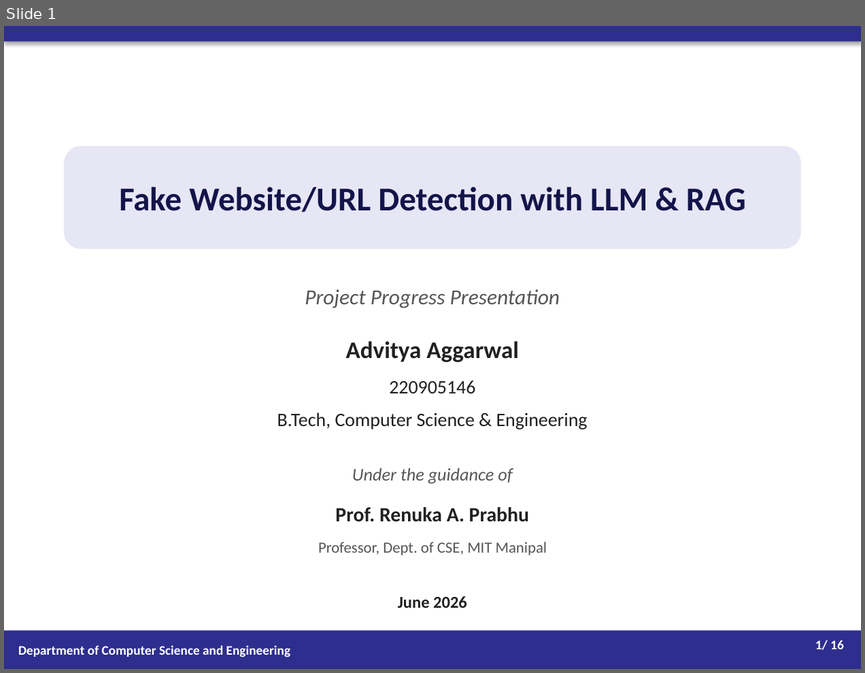
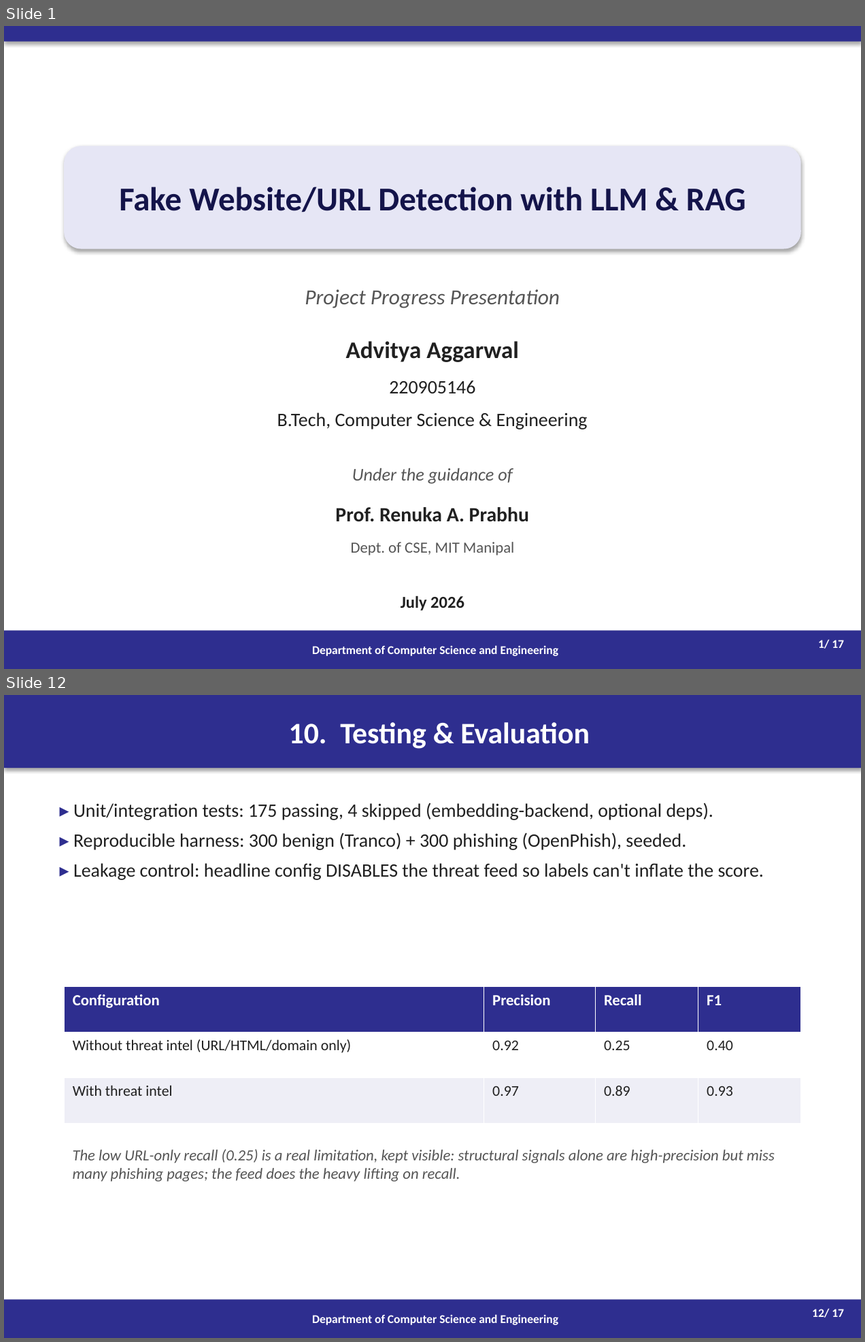
Before and after one commit to Advityaa/fake-url-detection, a slide deck: Project_Progress_Presentation.pptx. Shown one above the other, each under a label of ours: slide 1 before the commit, slides 1 and 12 after it; the slides between them are not shown. The pictures are 865x673 and 865x1342 pixels, drawn with LibreOffice and Linux fonts; fonts in the diff are those of the drawing. Boxes give left, top, right and bottom in pixels: in the first picture for what was removed or moved away, otherwise in the second. Text is boxed around its words. In the diff, an @@ line names an element or a change of style, - is before the commit and + after.

```diff
--- a/Project_Progress_Presentation.pptx
+++ b/Project_Progress_Presentation.pptx
@@ slide 12 added at box(4, 695, 861, 1338), background #FFFFFF @@
@@ rectangle added at box(4, 695, 861, 768), fill #2E2E8F, 25 pt, text #FFFFFF, bold @@
+10. Testing & Evaluation
@@ text added at box(73, 802, 764, 880), 16 pt, text #202020 @@
+▸ Unit/integration tests: 175 passing, 4 skipped (embedding-backend, optional deps).
+▸ Reproducible harness: 300 benign (Tranco) + 300 phishing (OpenPhish), seeded.
+▸ Leakage control: headline config DISABLES the threat feed so labels can't inflate the score.
@@ table added at box(64, 986, 801, 1123), 3 rows, 4 columns @@
+Configuration | Precision | Recall | F1
+Without threat intel (URL/HTML/domain only) | 0.92 | 0.25 | 0.40
+With threat intel | 0.97 | 0.89 | 0.93
@@ text added at box(73, 1149, 774, 1181), 13 pt, text #555555, italic @@
+The low URL-only recall (0.25) is a real limitation, kept visible: structural signals alone are high-precision but miss many phishing pages; the feed does the heavy lifting on recall.
@@ rectangle added at box(4, 1299, 861, 1338), fill #2E2E8F, 10 pt, text #FFFFFF, bold @@
+Department of Computer Science and Engineering
@@ text added at box(812, 1308, 844, 1317), 10 pt, text #FFFFFF, bold @@
+12/ 17
@@ slide 1 changed as well @@
@@ rounded rectangle "Fake Website/URL Detection with LLM ..." at box(64, 146, 801, 249): shadow on @@
@@ text at box(351, 541, 514, 555): text changed @@
-Professor, Dept. of CSE, MIT Manipal
+Dept. of CSE, MIT Manipal
@@ text at box(400, 595, 464, 610): text changed @@
-June 2026
+July 2026
@@ rectangle "Department of Computer Science and ..." at box(4, 630, 861, 669): size 11 to 10 pt; alignment left to centre @@
@@ text at box(818, 639, 844, 648): text changed; size 11 to 10 pt @@
-1/ 16
+1/ 17
```
Also in this commit, not shown: 9 other slides changed, 6 other slides added, 6 slides removed, 3 other files.
